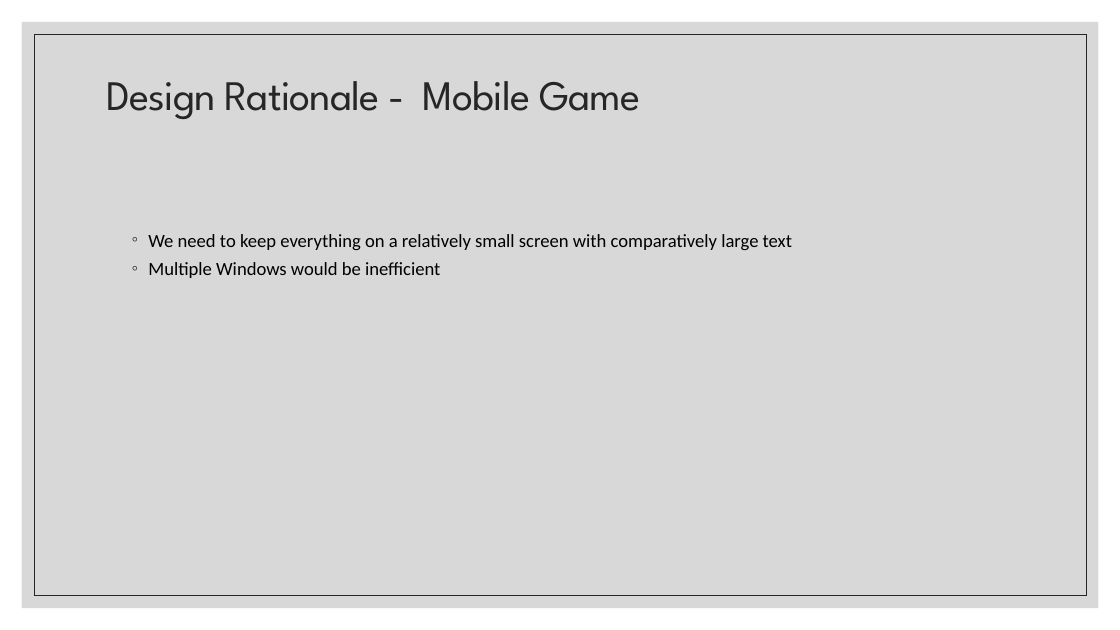
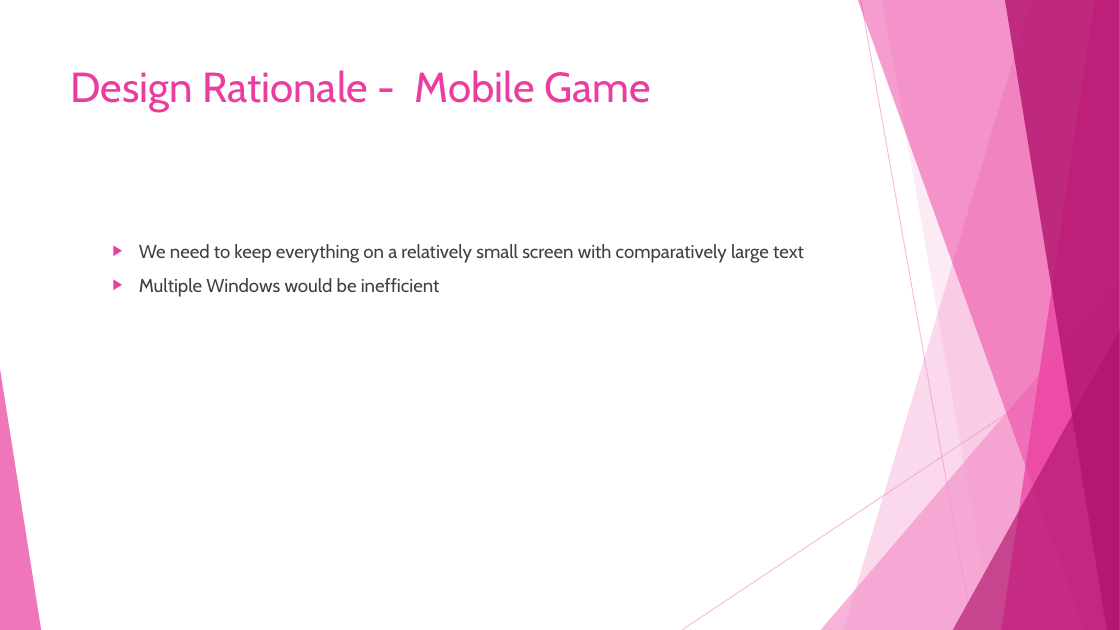
Before and after one commit to alexandraburress/488GroupProject, a slide deck: slide 9 of SchoolReport/Mobile Wizard Dress-Up Game.pptx. Drawn at 1120x630 pixels with LibreOffice and Linux fonts; fonts in the diff are those of the drawing. Boxes give left, top, right and bottom in pixels: in the first picture for what was removed or moved away, otherwise in the second. Text is boxed around its words. In the diff, an @@ line names an element or a change of style, - is before the commit and + after.

```diff
--- a/SchoolReport/Mobile Wizard Dress-Up Game.pptx
+++ b/SchoolReport/Mobile Wizard Dress-Up Game.pptx
@@ rectangle removed at [22, 22, 1099, 608] @@
@@ rectangle removed at [34, 34, 1086, 596] @@
@@ title "Design Rationale - Mobile Game": place and size @@
-title "Design Rationale - Mobile Game" at [106, 81, 640, 119]
+title "Design Rationale - Mobile Game" at [71, 70, 651, 112]
@@ title "Design Rationale - Mobile Game" at [71, 70, 651, 112]: font League Spartan to Cabin, text colour #262626 to #EB3D9F, letter spacing -0.7 to 0 pt; line spacing 0.9 to 1; vertical alignment middle to top @@
@@ text "We need to keep everything ...": place and size @@
-text "We need to keep everything ..." at [148, 234, 792, 278]
+text "We need to keep everything ..." at [139, 244, 804, 297]
@@ text "We need to keep everything ..." at [139, 244, 804, 297]: font Calibri to Cabin, text colour #000000 to #404040; bullet ◦ to ▶; more space between paragraphs; bullet colour #262626 to #EB3D9F @@
@@ group added at [0, 0, 1120, 630]: 5 freeform shapes, 3 triangles, 2 lines @@
```
Also in this commit, not shown: 13 other slides changed, 1 other file.
